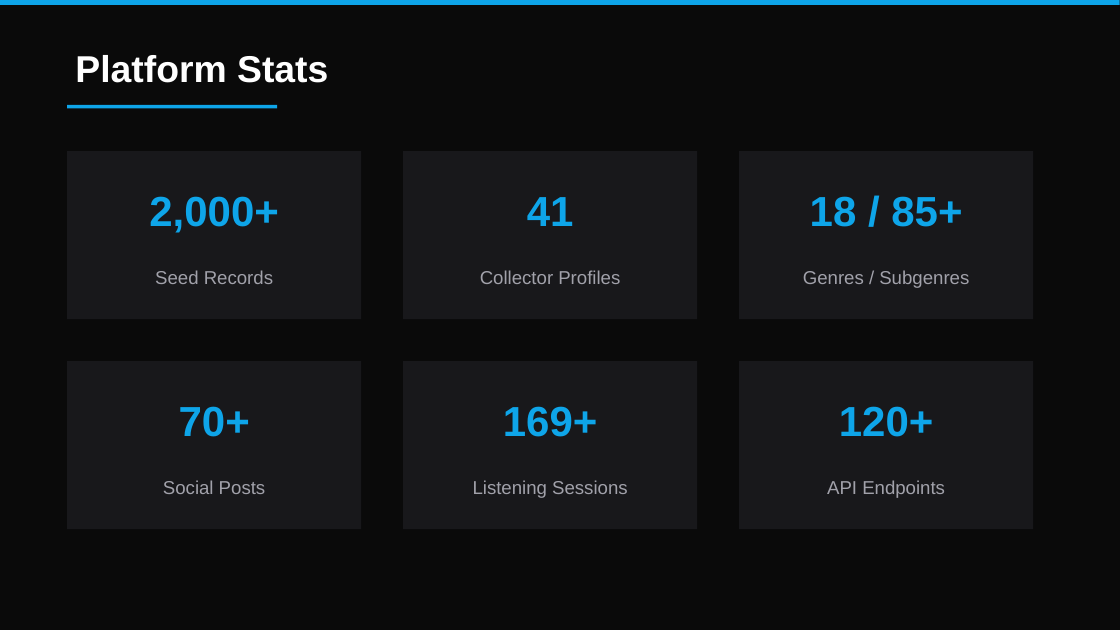
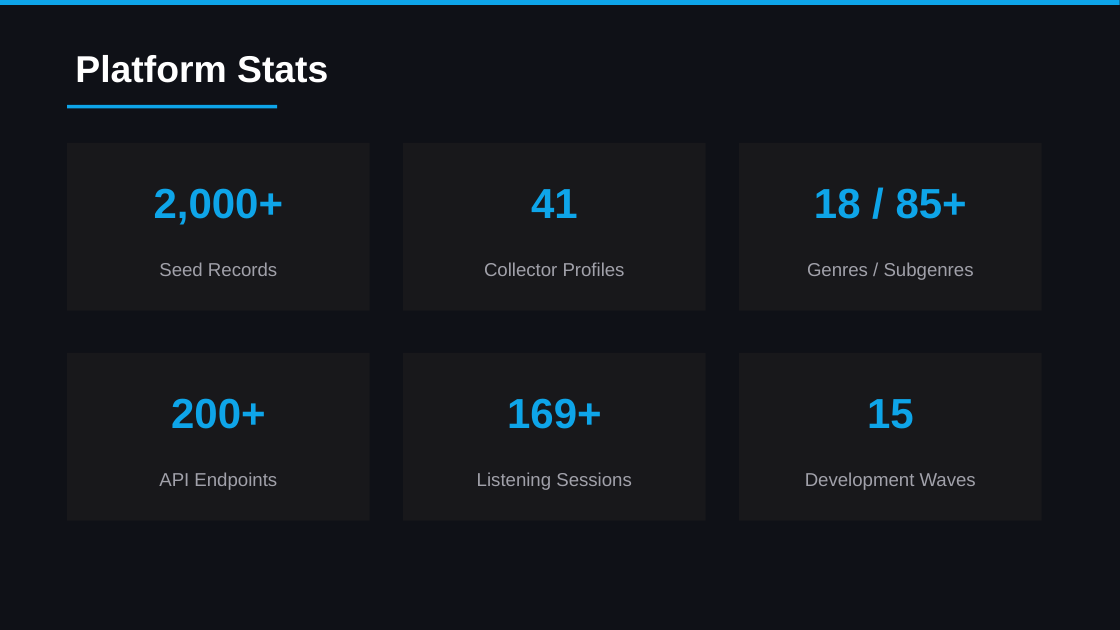
Before and after one commit to colelevy08/groovestack, a slide deck: slide 27 of GrooveStack_Overview.pptx (slide 10 before the commit). Drawn at 1120x630 pixels with LibreOffice and Linux fonts; fonts in the diff are those of the drawing. Boxes give left, top, right and bottom in pixels: in the first picture for what was removed or moved away, otherwise in the second. Text is boxed around its words. In the diff, an @@ line names an element or a change of style, - is before the commit and + after.

```diff
--- a/GrooveStack_Overview.pptx
+++ b/GrooveStack_Overview.pptx
@@ background #0A0A0A to #0F1117 @@
@@ rectangle: place and size @@
-rectangle at (67,151,361,319)
+rectangle at (67,143,370,311)
@@ rectangle: place and size @@
-rectangle at (403,151,697,319)
+rectangle at (403,143,706,311)
@@ rectangle: place and size @@
-rectangle at (739,151,1033,319)
+rectangle at (739,143,1042,311)
@@ text "2,000+": place and size @@
-text "2,000+" at (149,196,279,233)
+text "2,000+" at (154,188,284,225)
@@ text "41": place and size @@
-text "41" at (527,197,574,226)
+text "41" at (531,189,578,218)
@@ text "18 / 85+": place and size @@
-text "18 / 85+" at (810,196,962,227)
+text "18 / 85+" at (814,188,967,219)
@@ text "Seed Records": place and size @@
-text "Seed Records" at (155,270,273,284)
+text "Seed Records" at (159,262,277,276)
@@ text "Collector Profiles": place and size @@
-text "Collector Profiles" at (480,270,620,284)
+text "Collector Profiles" at (484,262,625,276)
@@ text "Genres / Subgenres": place and size @@
-text "Genres / Subgenres" at (803,270,969,288)
+text "Genres / Subgenres" at (807,262,974,280)
@@ rectangle: place and size @@
-rectangle at (67,361,361,529)
+rectangle at (67,353,370,521)
@@ rectangle: place and size @@
-rectangle at (403,361,697,529)
+rectangle at (403,353,706,521)
@@ rectangle: place and size @@
-rectangle at (739,361,1033,529)
+rectangle at (739,353,1042,521)
@@ text "169+": place and size @@
-text "169+" at (503,406,598,437)
+text "169+" at (507,398,602,429)
@@ text at (171,398,266,429): text changed @@
-70+
+200+
@@ text at (867,399,914,429): text changed @@
-120+
+15
@@ text "API Endpoints": place and size @@
-text "API Endpoints" at (827,480,945,498)
+text "API Endpoints" at (159,472,277,490)
@@ text "Listening Sessions": place and size @@
-text "Listening Sessions" at (473,480,628,498)
+text "Listening Sessions" at (477,472,632,490)
@@ text added at (805,472,976,490), 16 pt, text #A1A1AA @@
+Development Waves
@@ text removed at (163,480,266,494) @@
-Social Posts
```
Also in this commit, not shown: 11 other slides changed, 17 slides added, 7 slides removed, 6 other files.
